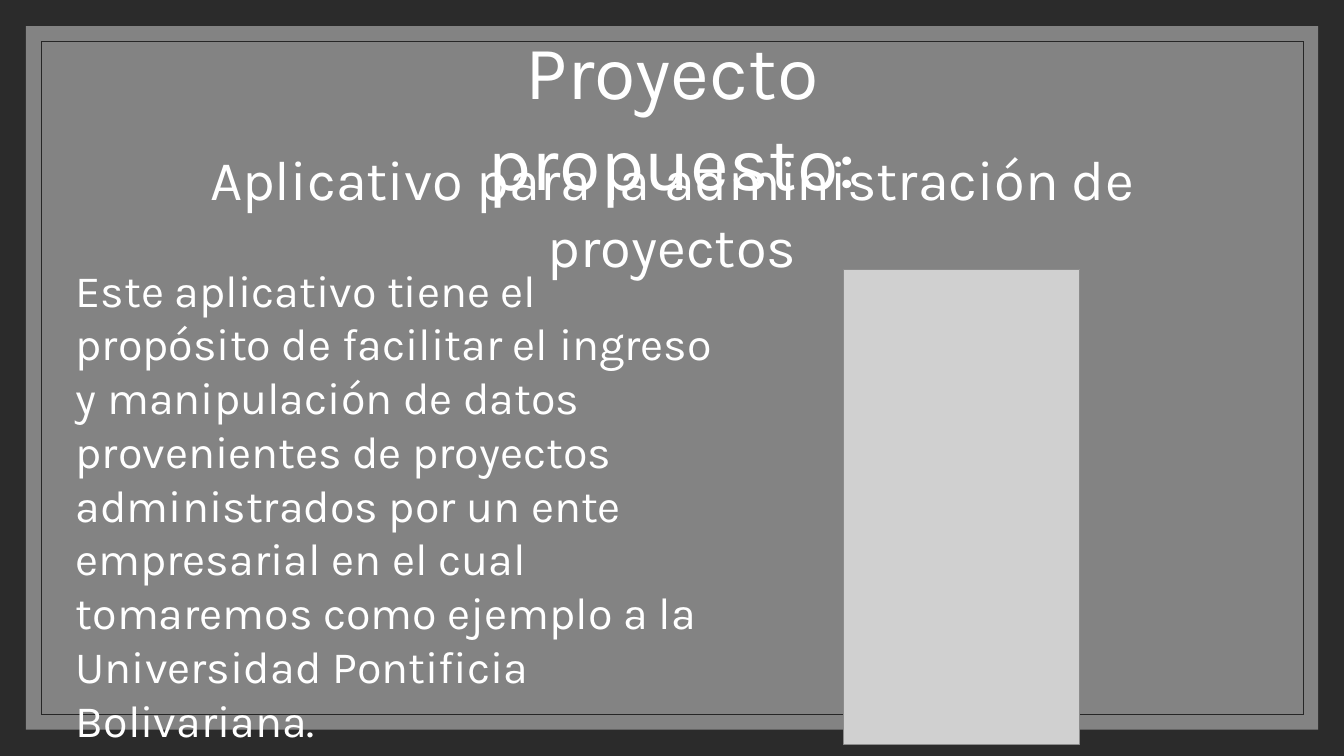
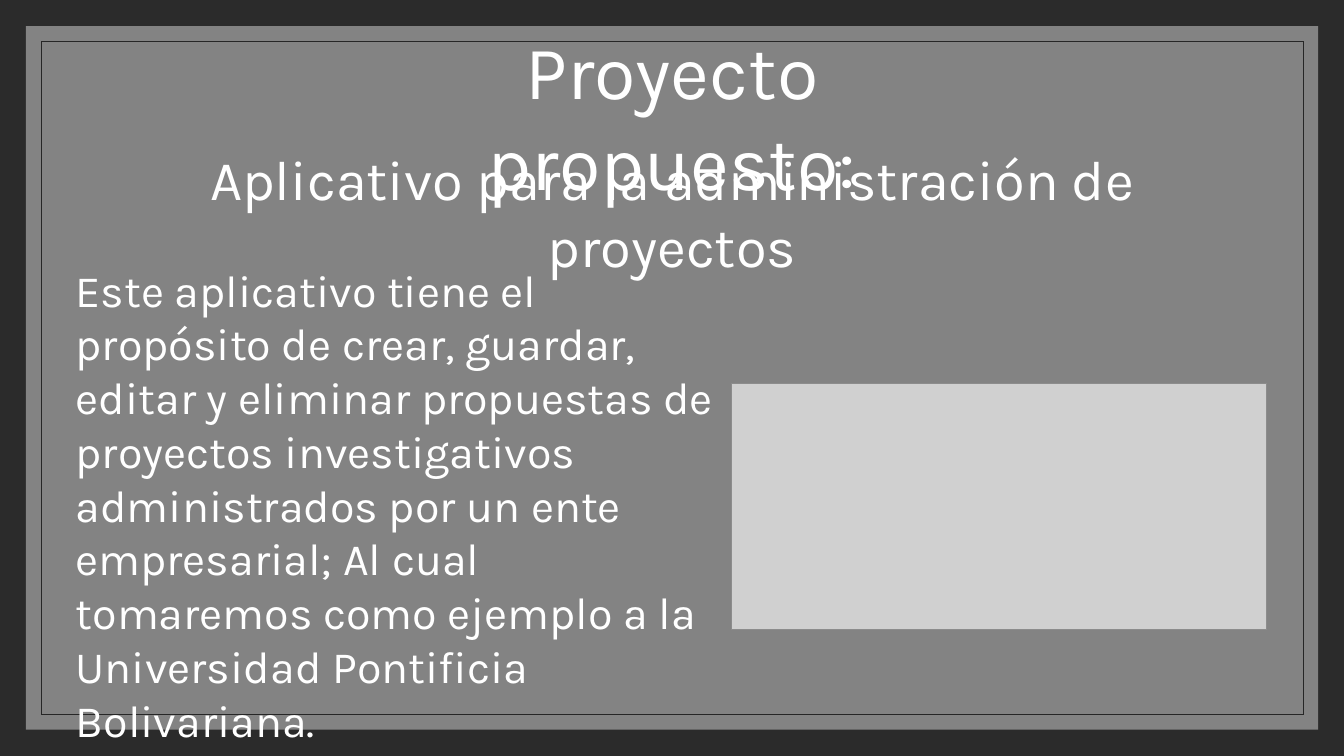
Before and after one commit to SIRVALICIO/TrabajoDeProgramacion, a slide deck: slide 4 of ptimera wpf/Proyecto de semestre.pptx. Drawn at 1344x756 pixels with LibreOffice and Linux fonts; fonts in the diff are those of the drawing; grey boxes stand for pictures; background and template pictures are left out; a plain dark background stands for a picture behind light text. Boxes give left, top, right and bottom in pixels: in the first picture for what was removed or moved away, otherwise in the second. Text is boxed around its words. In the diff, an @@ line names an element or a change of style, - is before the commit and + after.

```diff
--- a/ptimera wpf/Proyecto de semestre.pptx
+++ b/ptimera wpf/Proyecto de semestre.pptx
@@ picture removed at [843,269,1080,744] @@
@@ text at [76,276,713,684]: text changed @@
-Este aplicativo tiene el propósito de facilitar el ingreso y manipulación de datos provenientes de proyectos administrados por un ente empresarial en el cual tomaremos como ejemplo a la Universidad Pontificia Bolivariana.
+Este aplicativo tiene el propósito de crear, guardar, editar y eliminar propuestas de proyectos investigativos administrados por un ente empresarial; Al cual tomaremos como ejemplo a la Universidad Pontificia Bolivariana.
@@ picture added at [732,383,1266,630] @@
```
Also in this commit, not shown: 5 other slides changed, 3 slides added, 3 slides removed.
